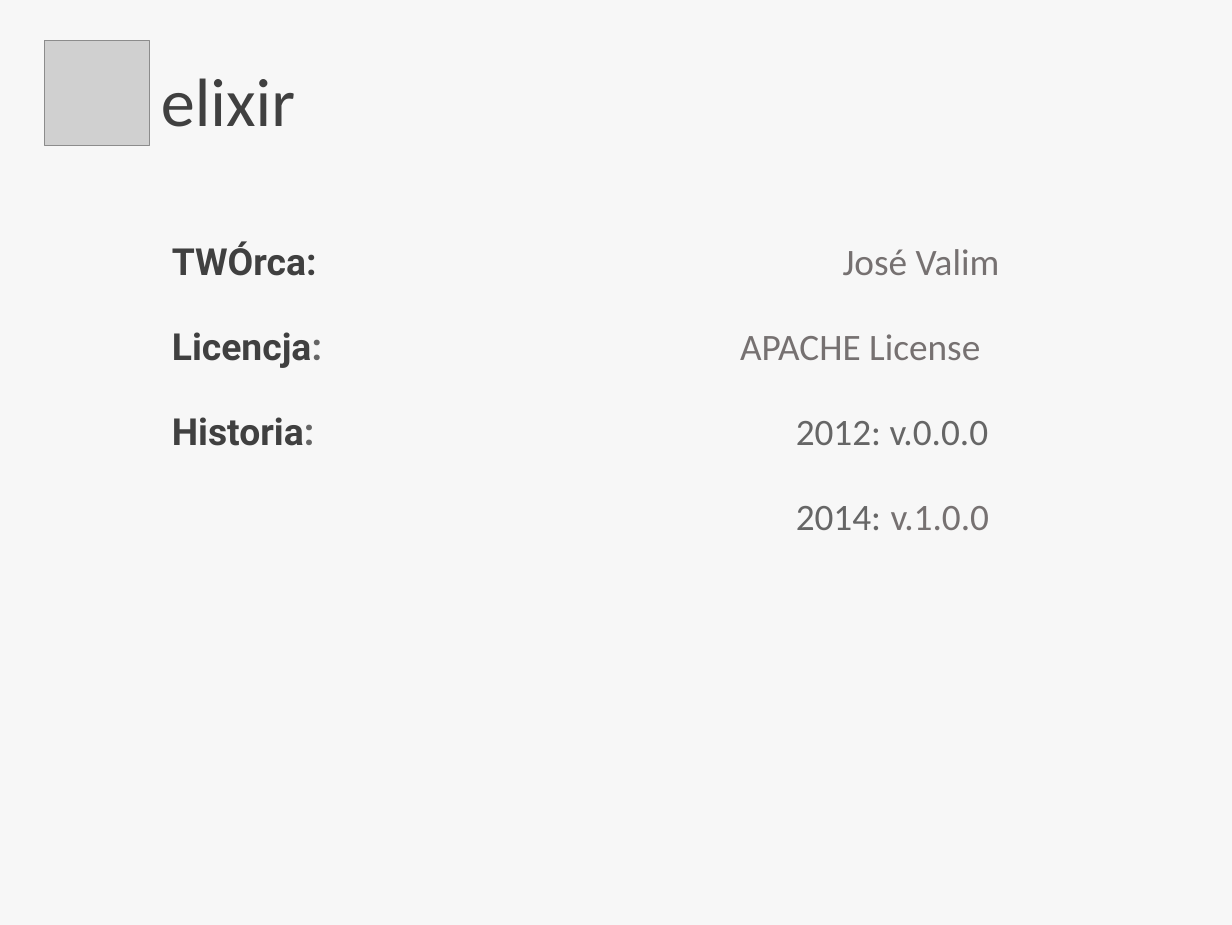
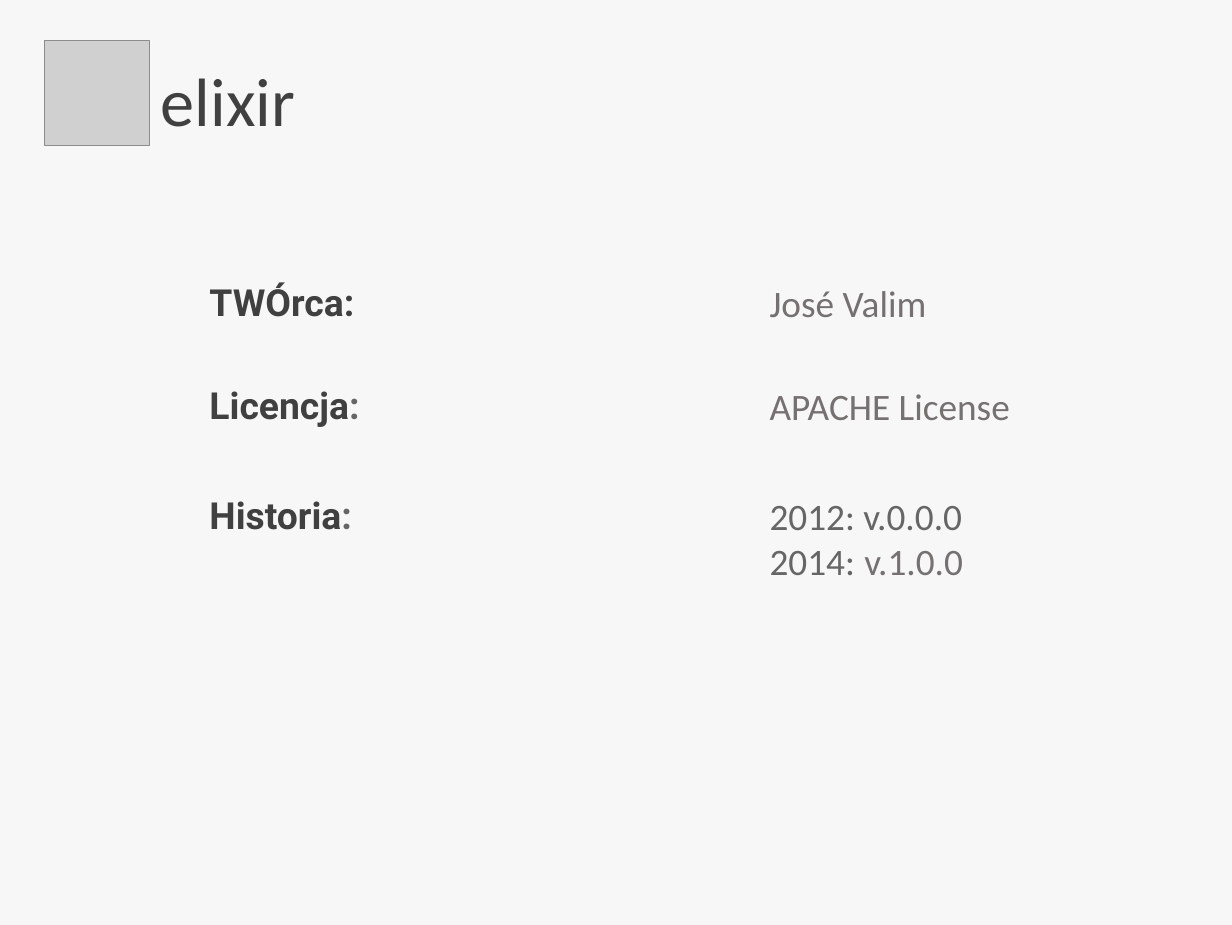
Before and after one commit to QuirkOo/secret-elixir, a slide deck: slide 4 of elixir.pptx. Drawn at 1232x925 pixels with LibreOffice and Linux fonts; fonts in the diff are those of the drawing; grey boxes stand for pictures; background and template pictures are left out. Boxes give left, top, right and bottom in pixels: in the first picture for what was removed or moved away, otherwise in the second. Text is boxed around its words. In the diff, an @@ line names an element or a change of style, - is before the commit and + after.

Commit message:
Tabular layout for elixir overview

```diff
--- a/elixir.pptx
+++ b/elixir.pptx
@@ text removed at (172, 241, 1000, 530) @@
-TWÓrca: José Valim
-Licencja: APACHE License
-Historia: 2012: v.0.0.0
-2014: v.1.0.0
@@ table added at (198, 276, 1102, 693), 3 rows, 2 columns @@
+TWÓrca: | José Valim
+Licencja: | APACHE License
+Historia: | 2012: v.0.0.0 / 2014: v.1.0.0
```
